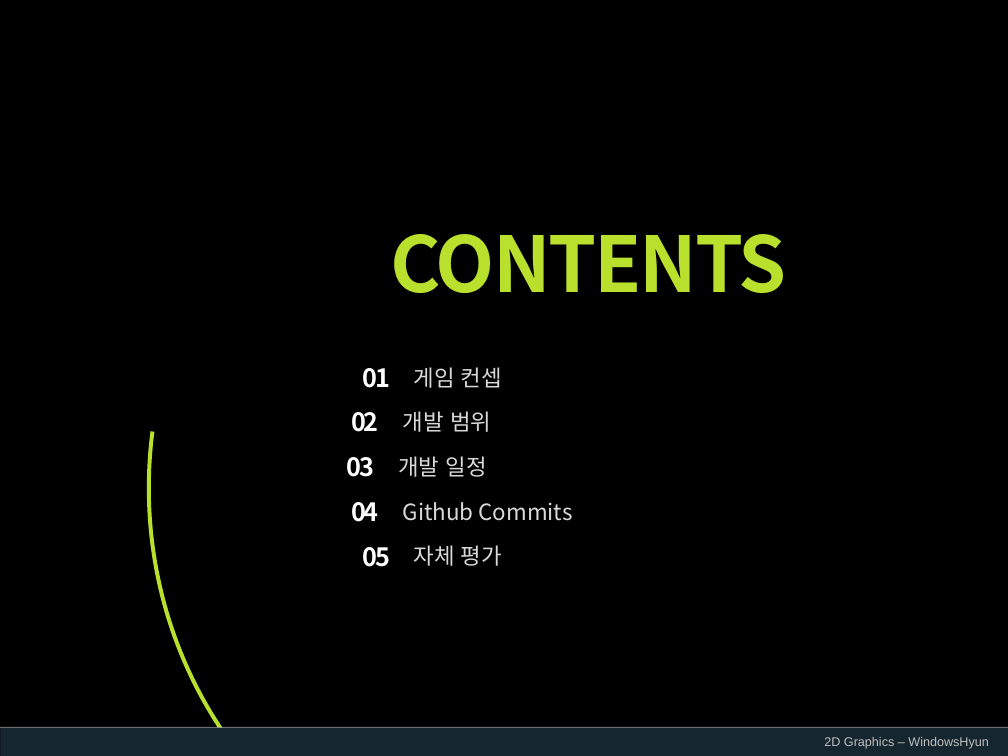
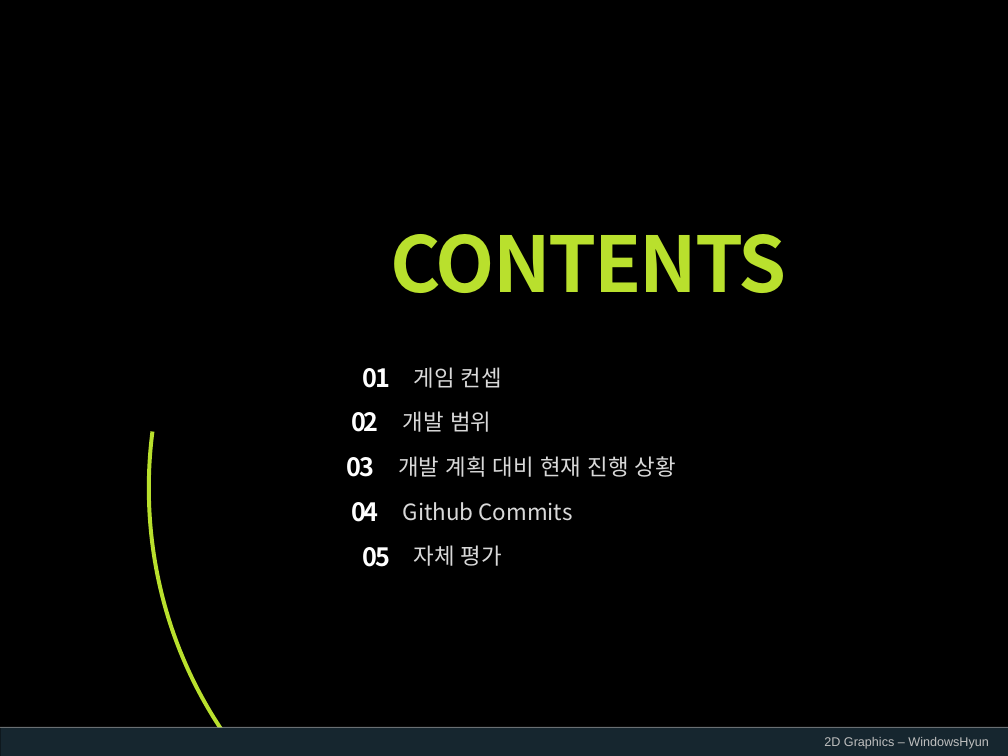
Before and after one commit to WindowsHyun/2DGraphics, a slide deck: slide 2 of ProjectPPT/KwonChangHyun_2차발표_완료.pptx. Drawn at 1008x756 pixels with LibreOffice and Linux fonts; fonts in the diff are those of the drawing; background and template pictures are left out. Boxes give left, top, right and bottom in pixels: in the first picture for what was removed or moved away, otherwise in the second. Text is boxed around its words. In the diff, an @@ line names an element or a change of style, - is before the commit and + after.

```diff
--- a/ProjectPPT/KwonChangHyun_2차발표_완료.pptx
+++ b/ProjectPPT/KwonChangHyun_2차발표_완료.pptx
@@ text at box(398, 456, 676, 477): text changed @@
-개발 일정
+개발 계획 대비 현재 진행 상황
```
Also in this commit, not shown: 1 other slide changed.
